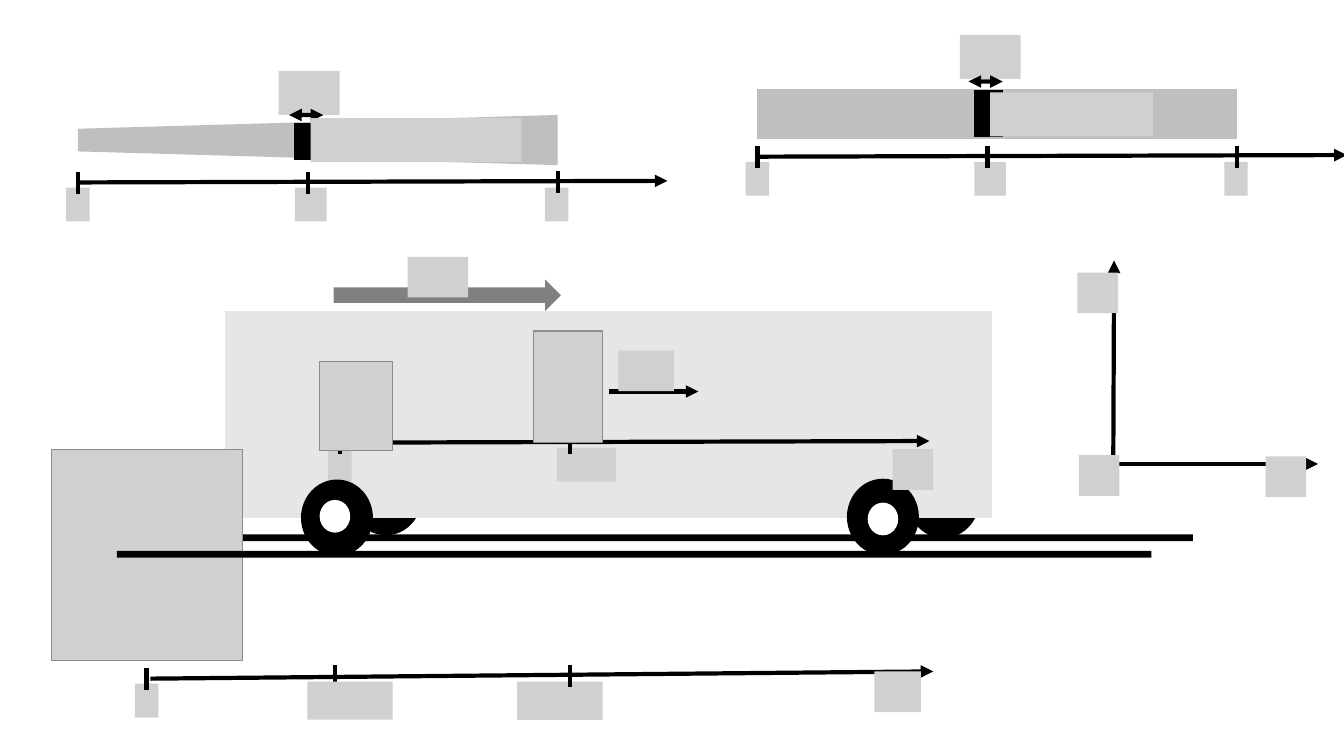
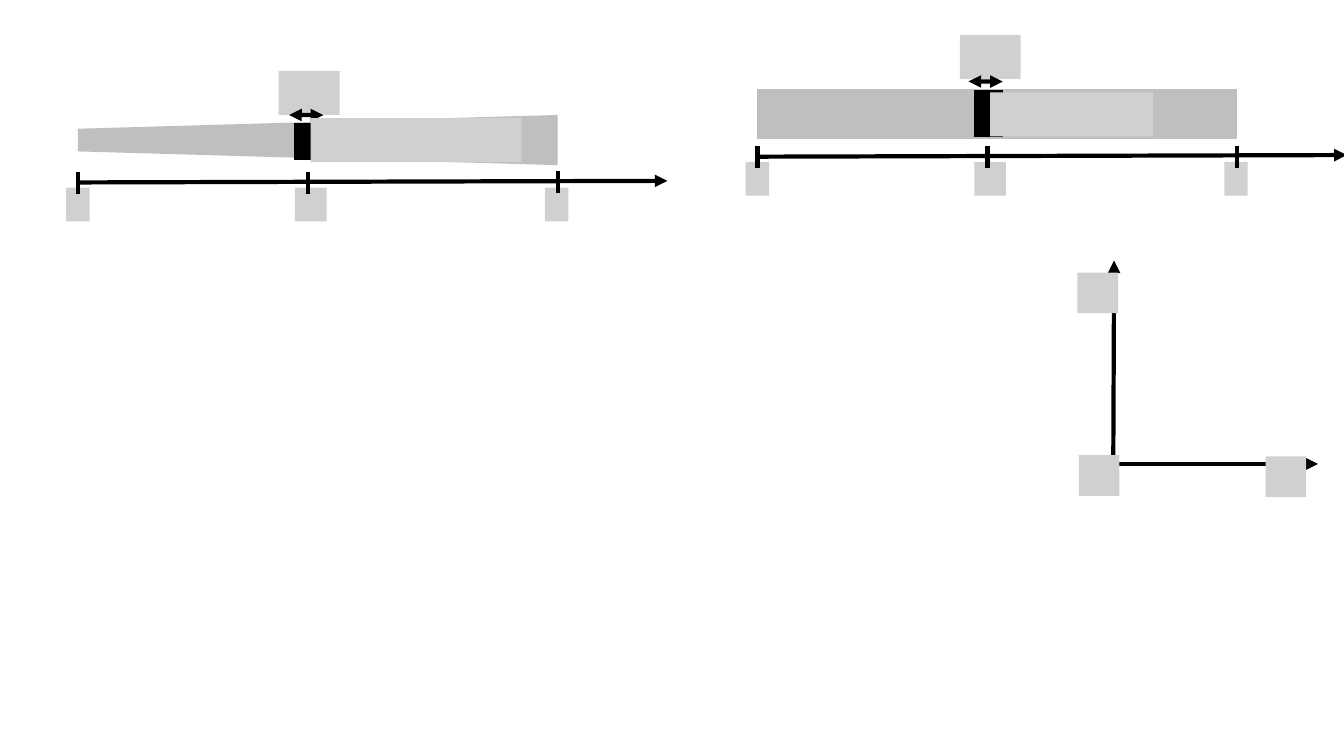
Before and after one commit to OSTP/PhysicsArtofModelling, a slide deck: slide 2 of tex/figures/Figures.pptx. Drawn at 1344x756 pixels with LibreOffice and Linux fonts; fonts in the diff are those of the drawing; grey boxes stand for pictures. Boxes give left, top, right and bottom in pixels: in the first picture for what was removed or moved away, otherwise in the second. Text is boxed around its words. In the diff, an @@ line names an element or a change of style, - is before the commit and + after.

```diff
--- a/tex/figures/Figures.pptx
+++ b/tex/figures/Figures.pptx
@@ group removed at (51, 257, 1194, 720): 12 pictures, 6 ellipses, 5 lines, 3 rectangles, 3 arrows, 1 right arrow @@
```
Also in this commit, not shown: 8 slides removed, 4 other files.
